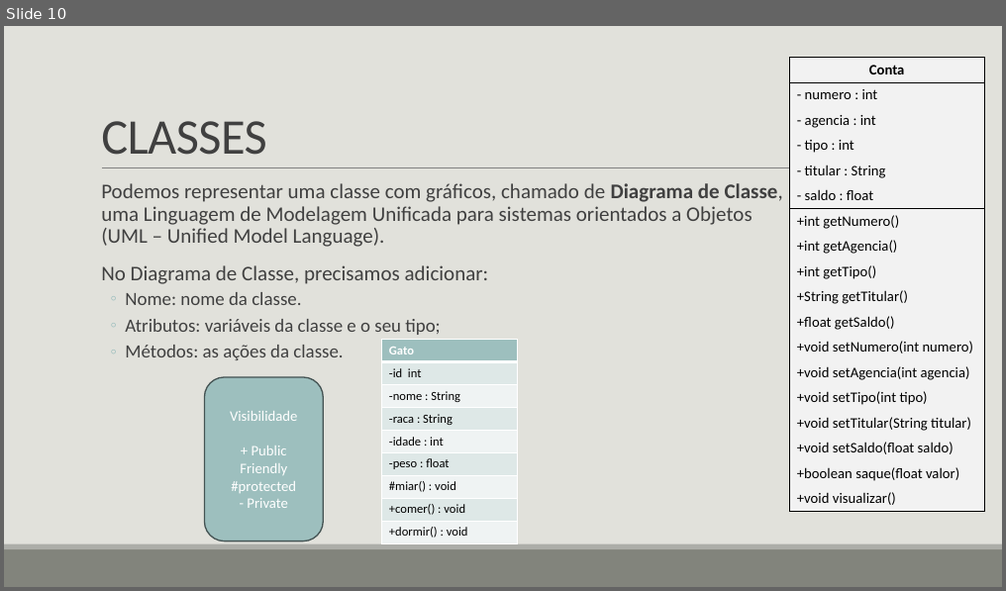
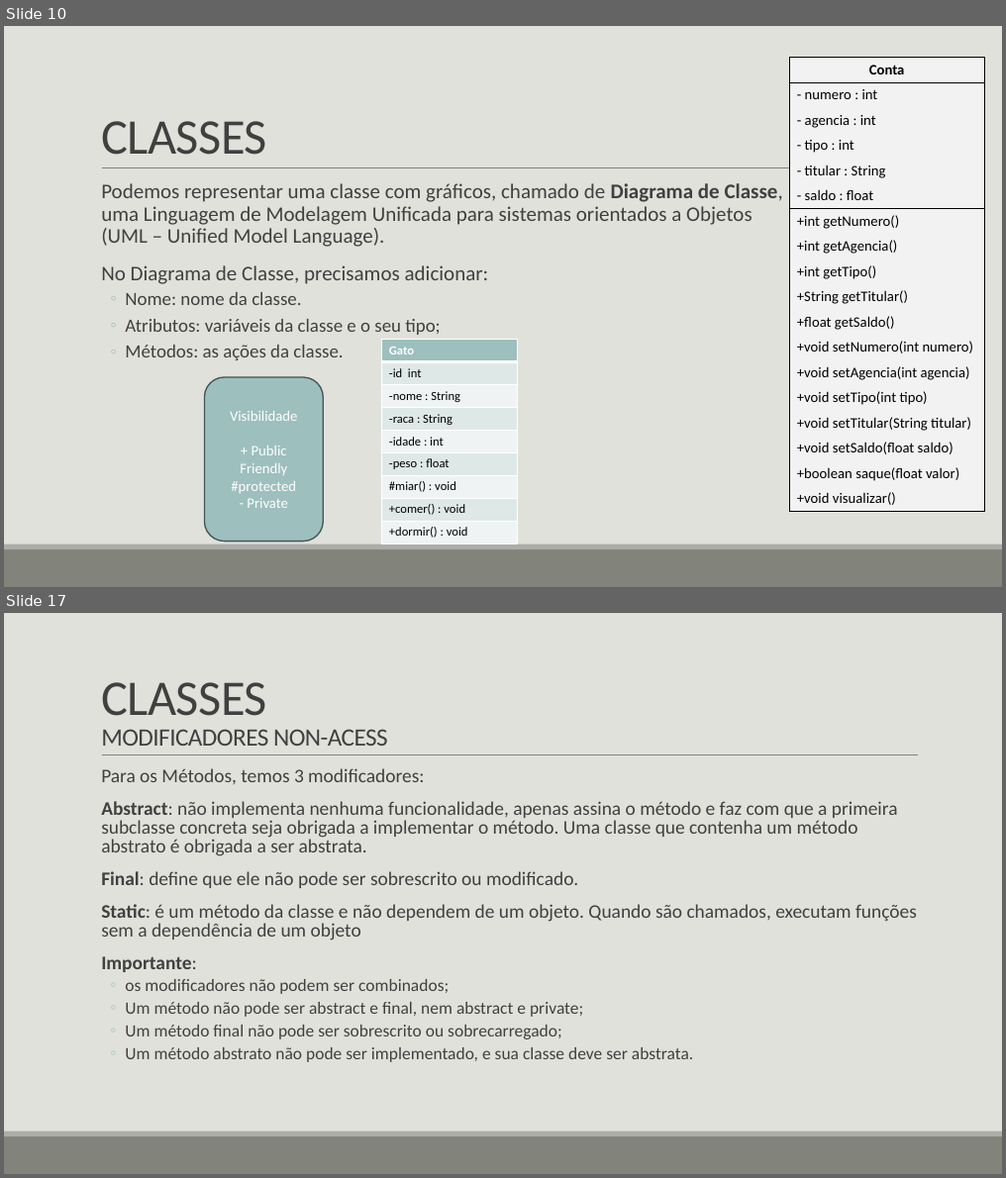
Before and after one commit to LucasHerculanoAmaro/Minhas-Aulas, a slide deck: Euripedes Simões de Paula/Java/Programação Orientada a Objetos/Programação Orientada a Objetos.pptx. Shown one above the other, each under a label of ours: slide 10 before the commit, slides 10 and 17 after it; the slides between them are not shown. The pictures are 1006x591 and 1006x1178 pixels, drawn with LibreOffice and Linux fonts; fonts in the diff are those of the drawing. Boxes give left, top, right and bottom in pixels: in the first picture for what was removed or moved away, otherwise in the second. Text is boxed around its words. In the diff, an @@ line names an element or a change of style, - is before the commit and + after.

```diff
--- a/Euripedes Simões de Paula/Java/Programação Orientada a Objetos/Programação Orientada a Objetos.pptx
+++ b/Euripedes Simões de Paula/Java/Programação Orientada a Objetos/Programação Orientada a Objetos.pptx
@@ slide 17 added at box(4, 613, 1002, 1174), background #E1E1DB; not listed: 3 template elements that a slide beside it also shows @@
@@ title added at box(101, 682, 388, 746), 24 pt, text #404040 @@
+CLASSES
+MODIFICADORES NON-ACESS
@@ text added at box(101, 768, 917, 1062), 18.5 pt, text #404040 @@
+  Para os Métodos, temos 3 modificadores:
+  Abstract: não implementa nenhuma funcionalidade, apenas assina o método e faz com que a primeira subclasse concreta seja obrigada a implementar o método. Uma classe que contenha um método abstrato é obrigada a ser abstrata.
+  Final: define que ele não pode ser sobrescrito ou modificado.
+  Static: é um método da classe e não dependem de um objeto. Quando são chamados, executam funções sem a dependência de um objeto
+  Importante:
+  ◦ os modificadores não podem ser combinados;
+  ◦ Um método não pode ser abstract e final, nem abstract e private;
+  ◦ Um método final não pode ser sobrescrito ou sobrecarregado;
+  ◦ Um método abstrato não pode ser implementado, e sua classe deve ser abstrata.
```
Also in this commit, not shown: 3 slides changed, 14 other slides added, 1 other file.
